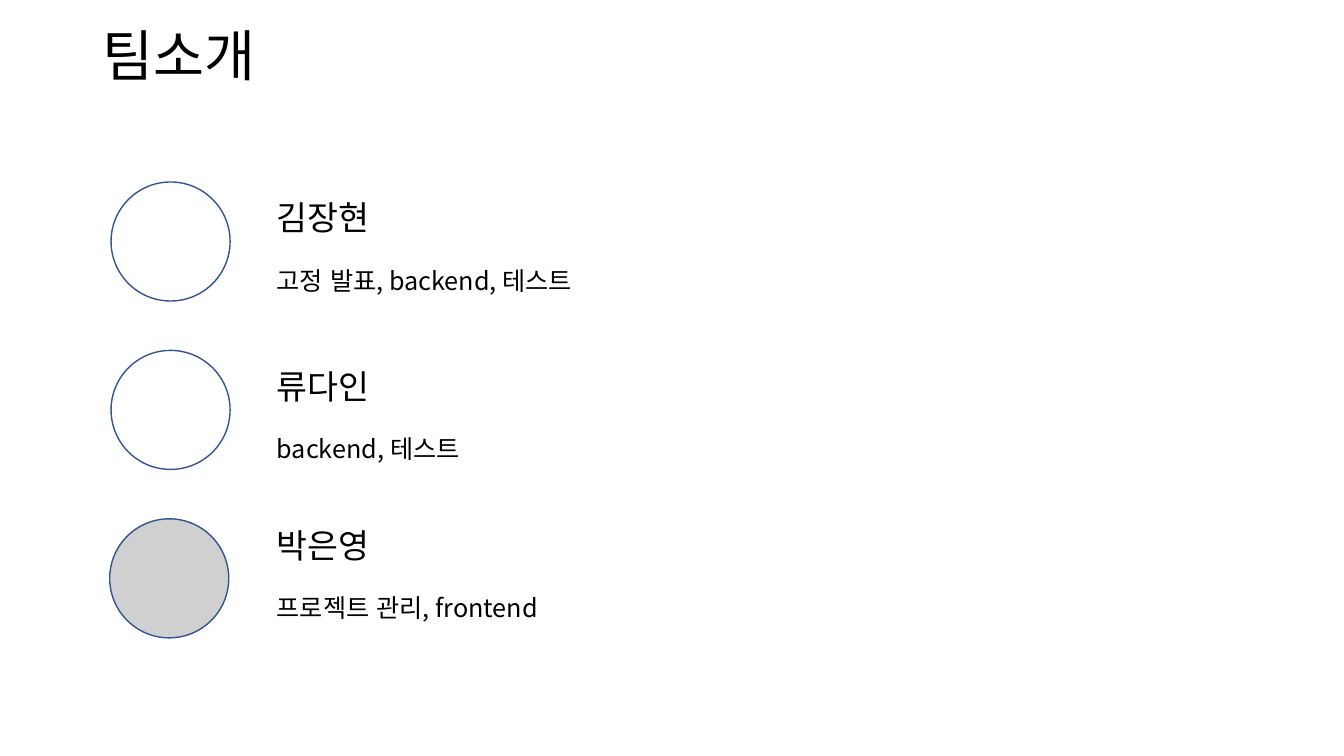
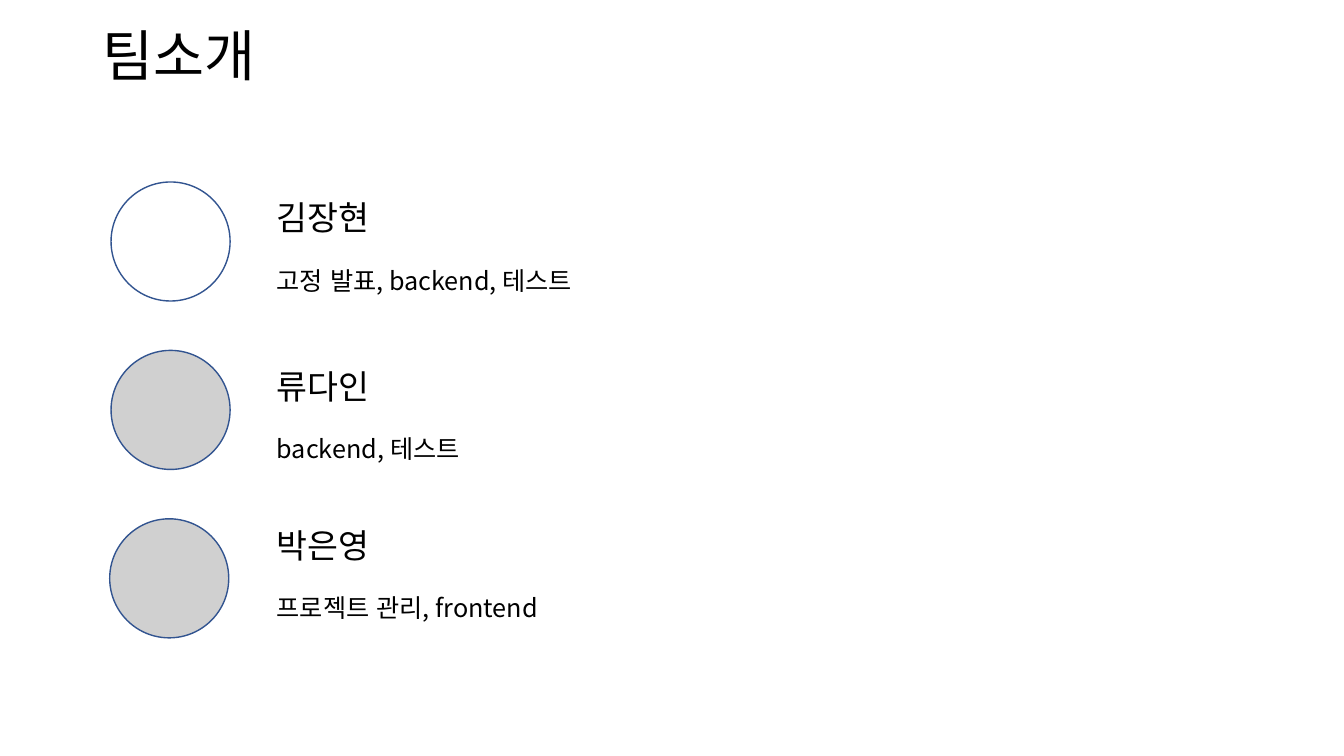
Before and after one commit to eyabc/2019-1-capstone, a slide deck: slide 3 of 0. document/5. PPT/0. 프로젝트 주제.pptx. Drawn at 1344x756 pixels with LibreOffice and Linux fonts; fonts in the diff are those of the drawing; grey boxes stand for pictures; background and template pictures are left out. Boxes give left, top, right and bottom in pixels: in the first picture for what was removed or moved away, otherwise in the second. Text is boxed around its words. In the diff, an @@ line names an element or a change of style, - is before the commit and + after.

```diff
--- a/0. document/5. PPT/0. 프로젝트 주제.pptx
+++ b/0. document/5. PPT/0. 프로젝트 주제.pptx
@@ ellipse removed at [111, 351, 230, 470] @@
@@ picture added at [111, 351, 230, 470] @@
```
Also in this commit, not shown: 1 other slide changed, 4 other files.
